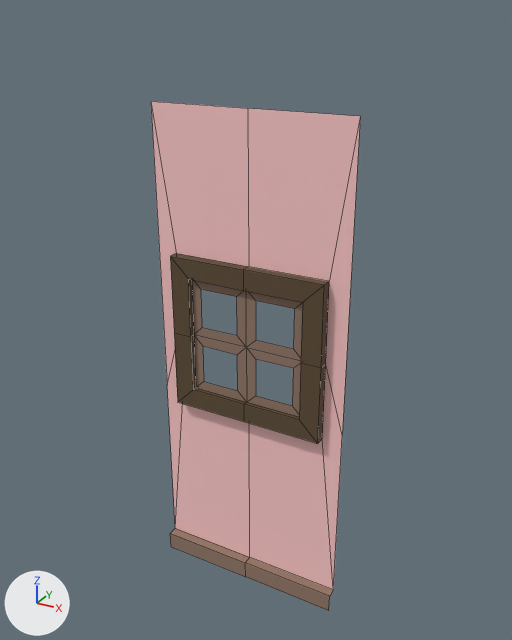
An edit to the FBX model Content/Game_Art/FBX/Archi/SM_Fenetre_1x1.fbx, drawn before and after from the same camera.
The view is the same before and after, from a 50 mm lens placed at (1.01, -1.73, 2.88), pointed at (-0.49, 0.99, 1.52). The axes (+X, +Y, +Z) are drawn at lower left. The lights are the same throughout. Mesh edges are drawn as thin lines. Where no turn or scale is listed for an object, it has been applied to the vertices.

Objects in the first picture: 'SM_Fenetre_1x1'.
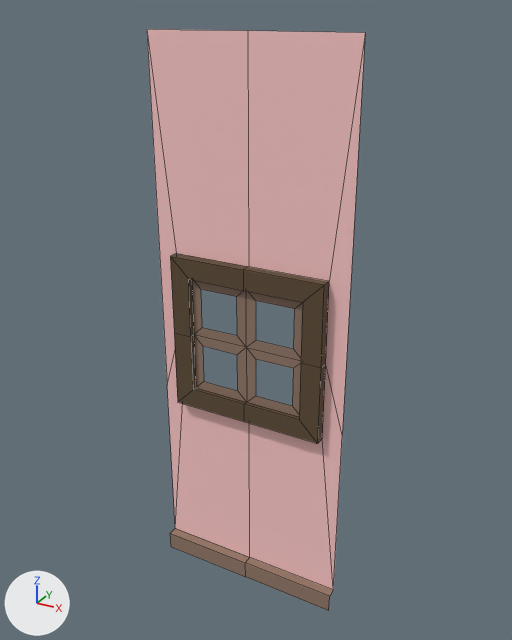
Where the change shows, as pixel boxes (x1, y1, x2, y2) in the pictures (512 x 640 px; the box of a moved part takes in the faces that stretch with it):
'SM_Fenetre_1x1', reshaped (14% taller)
    before: (151, 101, 360, 611)
    after: (147, 29, 365, 611)
part 1 of me_mesh, moved or reshaped
    before: (151, 101, 360, 432)
    after: (147, 29, 365, 432)

Patch to the scene script:
```diff
--- a/Content/Game_Art/FBX/Archi/SM_Fenetre_1x1.fbx.py
+++ b/Content/Game_Art/FBX/Archi/SM_Fenetre_1x1.fbx.py
@@ me_mesh @@
 me_mesh.from_pydata(...)  # 66 vertices, 52 faces; spans x -1.0..0.0, y 0.9..0.95, z 0.0..2.5
 # used by ob_sm_fenetre_1x1; location = (0.0, 0.0, 0.0)
 # before: 0 (0.0, 0.95, 2.5) at pixel (360, 116), 1 (-1.0, 0.95, 2.5) at pixel (150, 101), 10 (-0.5, 0.95, 2.5) at pixel (247, 108)
+# me_mesh part 1
+for i in [0, 1, 10]: me_mesh.vertices[i].co += Vector((0.0, 0.0, 0.3))
 me_mesh.materials.append(mat_material__40)
```
